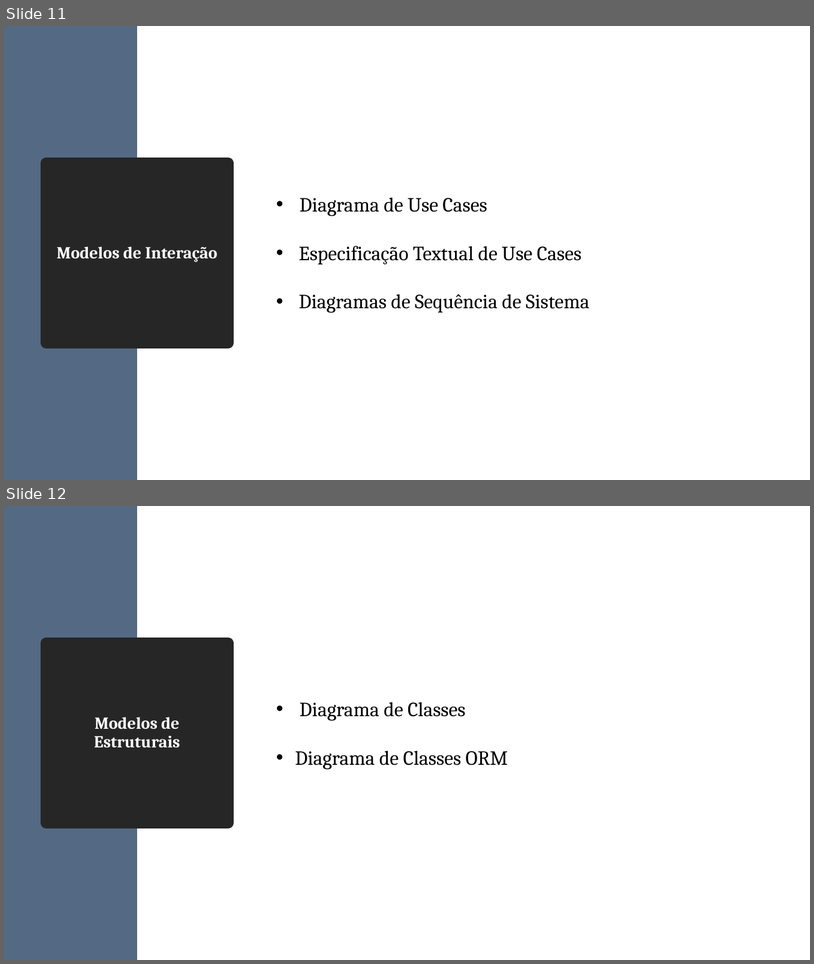
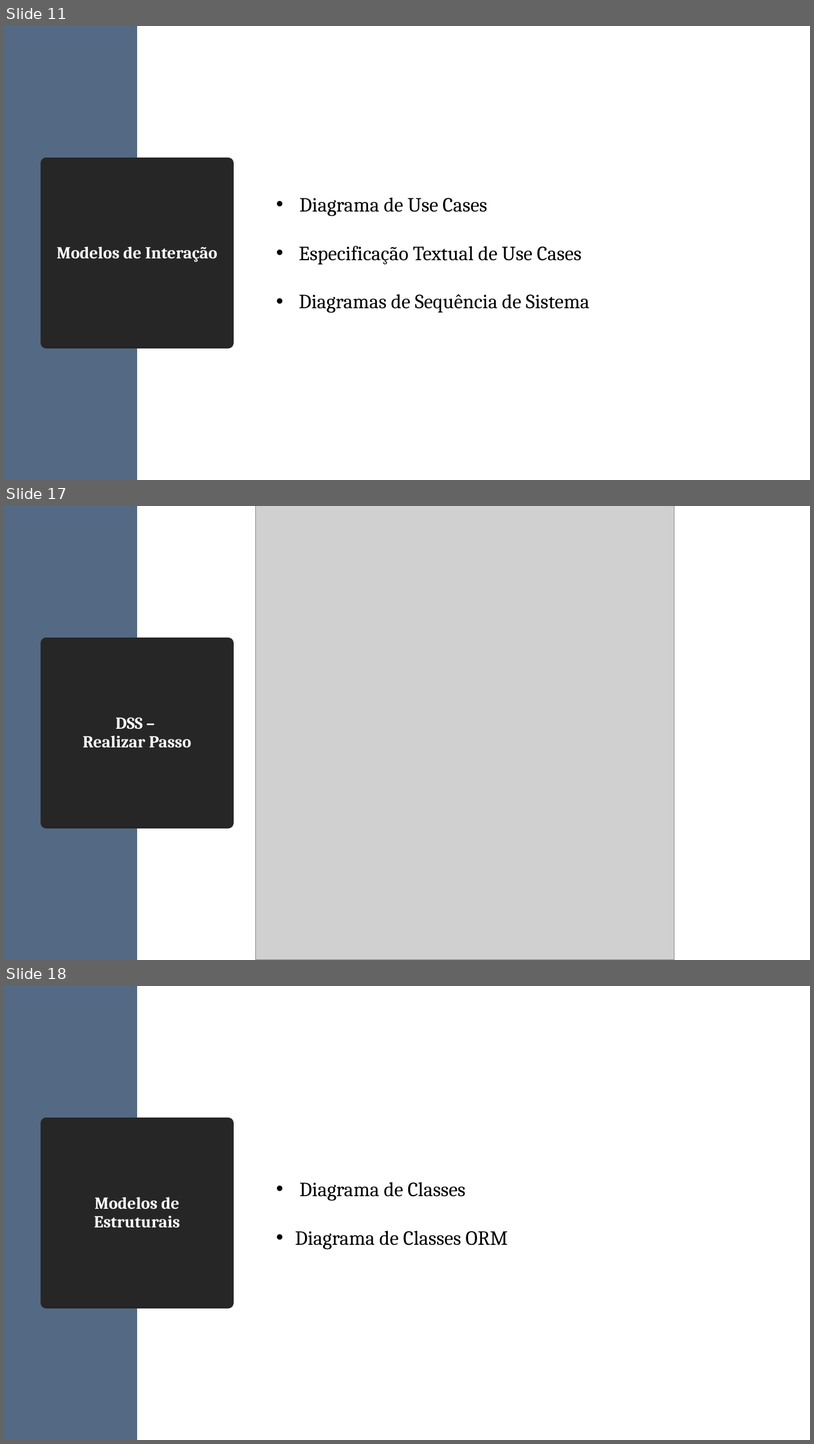
Before and after one commit to diogofbraga/MyChef, a slide deck: Especificacao/FeelItaly.pptx. Shown one above the other, each under a label of ours: slides 11 and 12 before the commit, slides 11, 17 and 18 after it; the slides between them are not shown. The pictures are 814x964 and 814x1444 pixels, drawn with LibreOffice and Linux fonts; fonts in the diff are those of the drawing; grey boxes stand for pictures. Boxes give left, top, right and bottom in pixels: in the first picture for what was removed or moved away, otherwise in the second. Text is boxed around its words. In the diff, an @@ line names an element or a change of style, - is before the commit and + after.

```diff
--- a/Especificacao/FeelItaly.pptx
+++ b/Especificacao/FeelItaly.pptx
@@ slide 17 added at box(4, 506, 810, 960), background #FFFFFF @@
@@ rectangle added at box(4, 506, 137, 960), fill #546A84 @@
@@ picture added at box(256, 506, 675, 960) @@
@@ title added at box(47, 643, 228, 822), fill #262626, outline #262626 13.75 pt, 20 pt, text #FFFFFF, bold @@
+DSS –
+Realizar Passo
@@ what was slide 12 is now slide 18 @@
```
Also in this commit, not shown: 3 slides changed, 18 other slides added.
